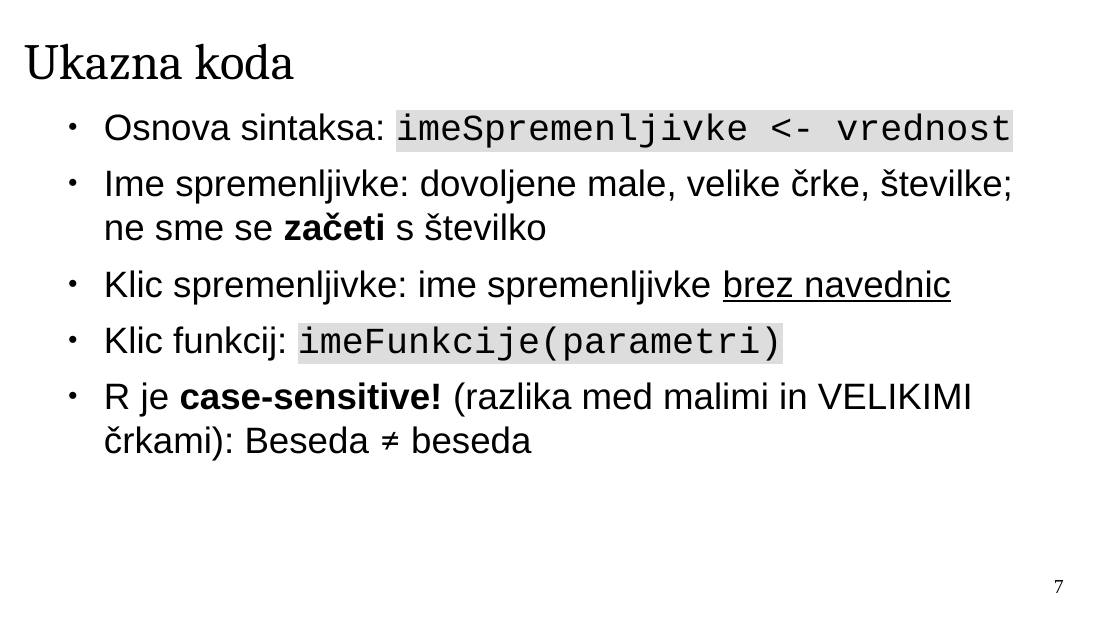
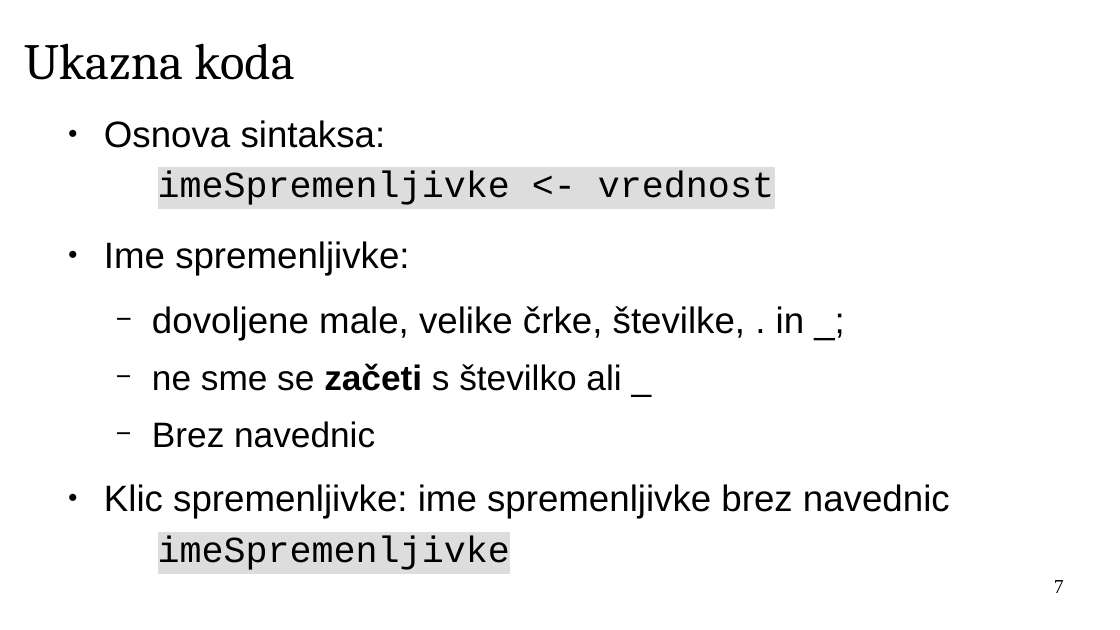
Before and after one commit to janaobsteter/R_tecaj, a slide deck: slide 7 of IT_Rtecaj_work.odp. Drawn at 1120x630 pixels with LibreOffice and Linux fonts; fonts in the diff are those of the drawing; background and template pictures are left out. Boxes give left, top, right and bottom in pixels: in the first picture for what was removed or moved away, otherwise in the second. Text is boxed around its words. In the diff, an @@ line names an element or a change of style, - is before the commit and + after.

```diff
--- a/IT_Rtecaj_work.odp
+++ b/IT_Rtecaj_work.odp
@@ text at <box>104,120,774,205</box>: line spacing 1 to 1.15; more space between paragraphs @@
@@ text at <box>104,241,950,570</box>: text changed @@
-● Ime spremenljivke: dovoljene male, velike črke, številke; ne sme se začeti s številko
-● Klic spremenljivke: ime spremenljivke brez navednic
-● Klic funkcij: imeFunkcije(parametri)
-● R je case-sensitive! (razlika med malimi in VELIKIMI črkami): Beseda ≠ beseda
+● Ime spremenljivke:
+  − dovoljene male, velike črke, številke, . in _;
+  − ne sme se začeti s številko ali _
+  − Brez navednic
+● Klic spremenljivke: ime spremenljivke brez navednic
+  imeSpremenljivke
```
Also in this commit, not shown: 20 other slides changed, 14 slides added, 2 slides removed, 6 other files.
